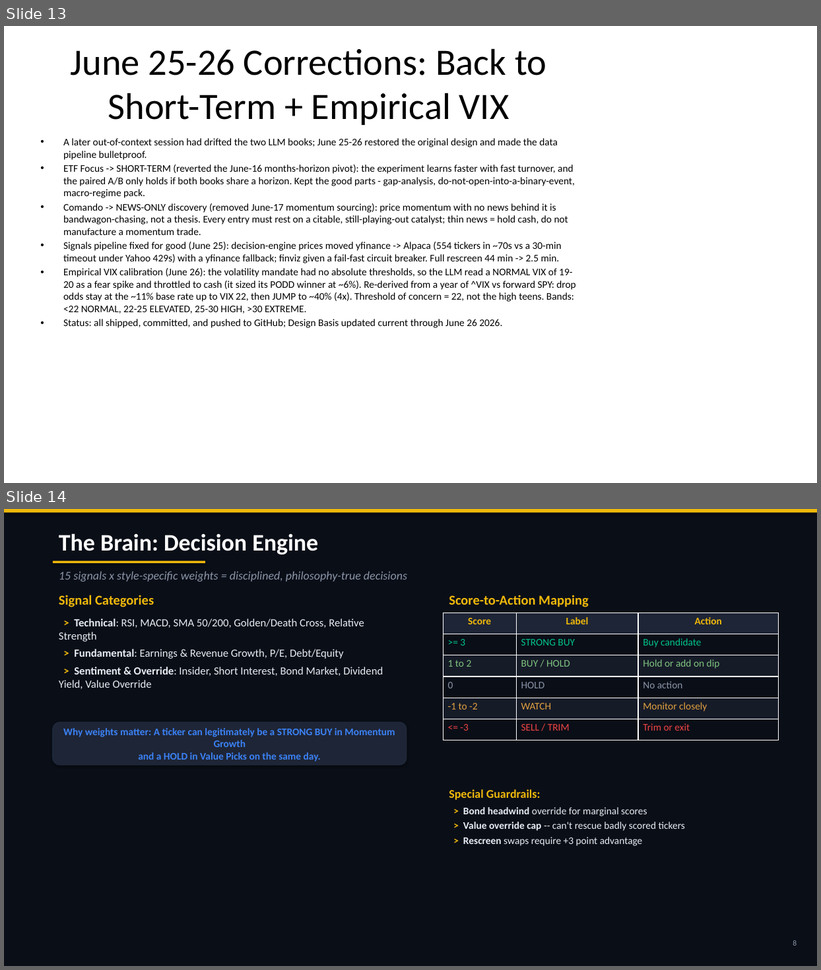
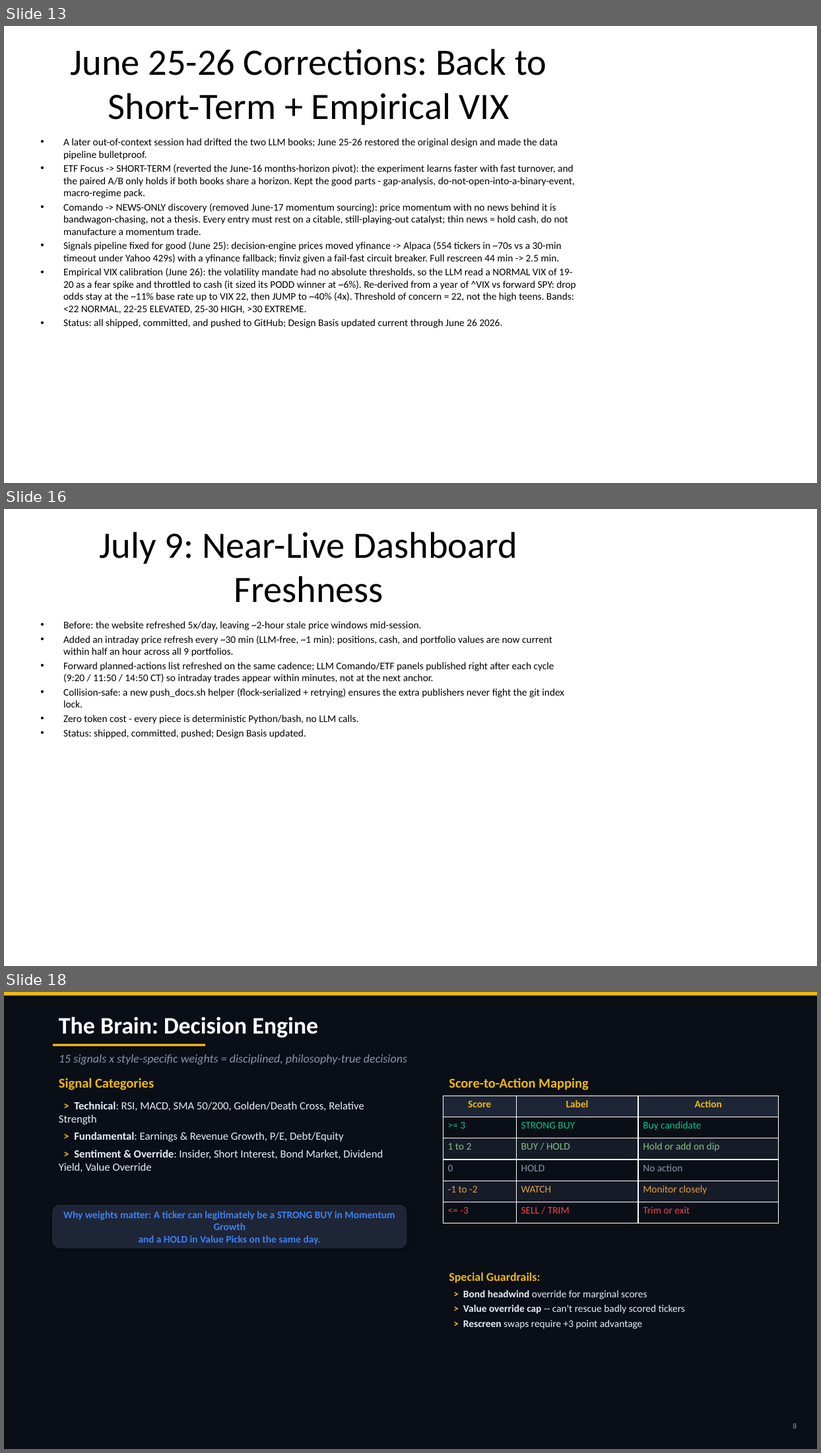
Before and after one commit to cbiggs1-tech/bigclaw-codebase, a slide deck: BigClaw_ShowAndTell.pptx. Shown one above the other, each under a label of ours: slides 13 and 14 before the commit, slides 13, 16 and 18 after it; the slides between them are not shown. The pictures are 821x970 and 821x1453 pixels, drawn with LibreOffice and Linux fonts; fonts in the diff are those of the drawing. Boxes give left, top, right and bottom in pixels: in the first picture for what was removed or moved away, otherwise in the second. Text is boxed around its words. In the diff, an @@ line names an element or a change of style, - is before the commit and + after.

```diff
--- a/BigClaw_ShowAndTell.pptx
+++ b/BigClaw_ShowAndTell.pptx
@@ slide 16 added at (4,509,817,966), background #FFFFFF @@
@@ title added at (100,531,517,603), 44 pt, text #000000 @@
+July 9: Near-Live Dashboard Freshness
@@ text added at (63,621,564,739), 12 pt, text #000000 @@
+• Before: the website refreshed 5x/day, leaving ~2-hour stale price windows mid-session.
+• Added an intraday price refresh every ~30 min (LLM-free, ~1 min): positions, cash, and portfolio values are now current within half an hour across all 9 portfolios.
+• Forward planned-actions list refreshed on the same cadence; LLM Comando/ETF panels published right after each cycle (9:20 / 11:50 / 14:50 CT) so intraday trades appear within minutes, not at the next anchor.
+• Collision-safe: a new push_docs.sh helper (flock-serialized + retrying) ensures the extra publishers never fight the git index lock.
+• Zero token cost - every piece is deterministic Python/bash, no LLM calls.
+• Status: shipped, committed, pushed; Design Basis updated.
@@ what was slide 14 is now slide 18 @@
```
Also in this commit, not shown: 3 other slides added, 1 other file.
